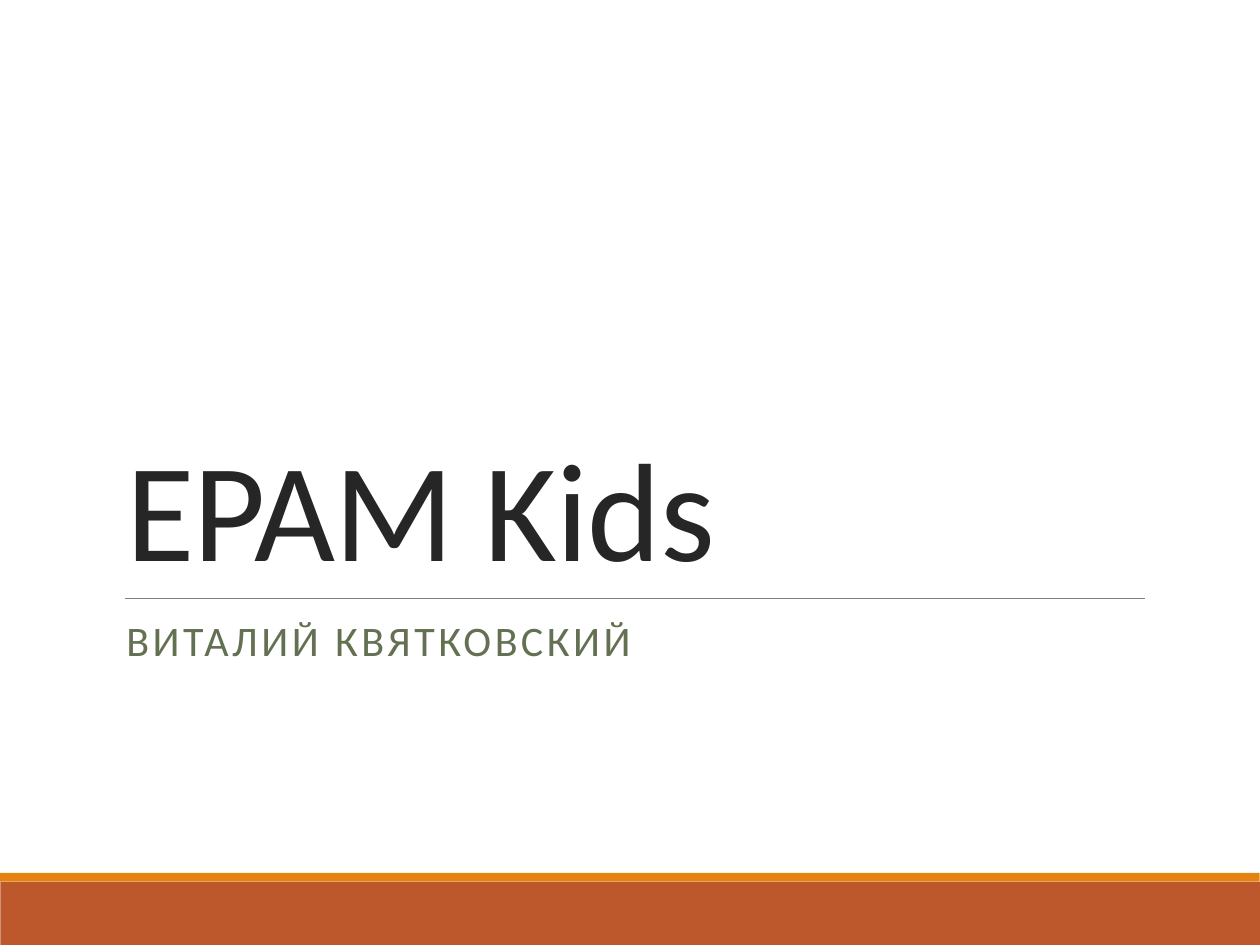
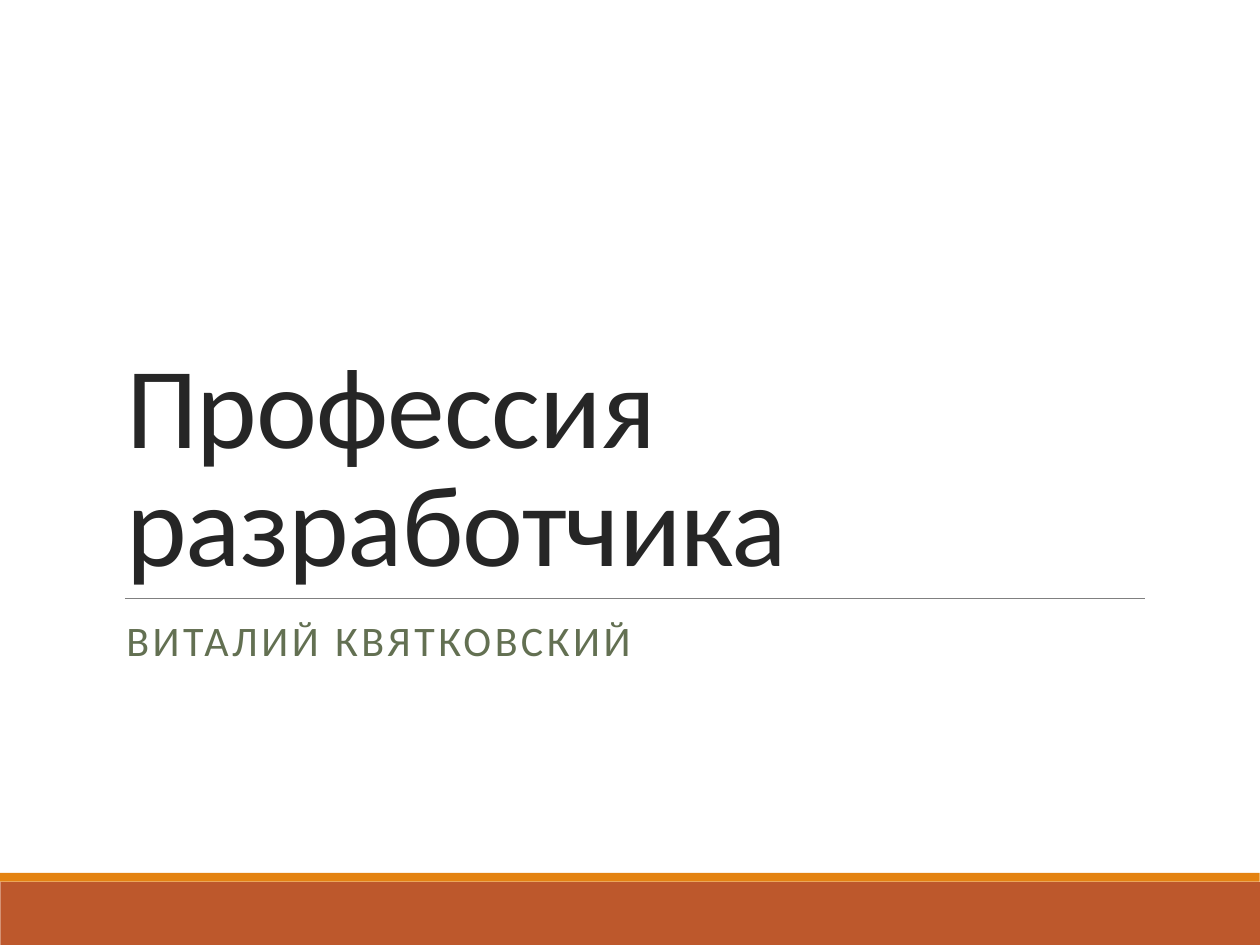
Before and after one commit to vitali-kviatkouski/personal, a slide deck: slide 1 of epamkids/EPAMKids.pptx. Drawn at 1260x945 pixels with LibreOffice and Linux fonts; fonts in the diff are those of the drawing. Boxes give left, top, right and bottom in pixels: in the first picture for what was removed or moved away, otherwise in the second. Text is boxed around its words. In the diff, an @@ line names an element or a change of style, - is before the commit and + after.

```diff
--- a/epamkids/EPAMKids.pptx
+++ b/epamkids/EPAMKids.pptx
@@ title at box(126, 370, 787, 585): text changed; size 80 to 66 pt @@
-EPAM Kids
+Профессия
+разработчика
```
Also in this commit, not shown: 3 other slides changed.
